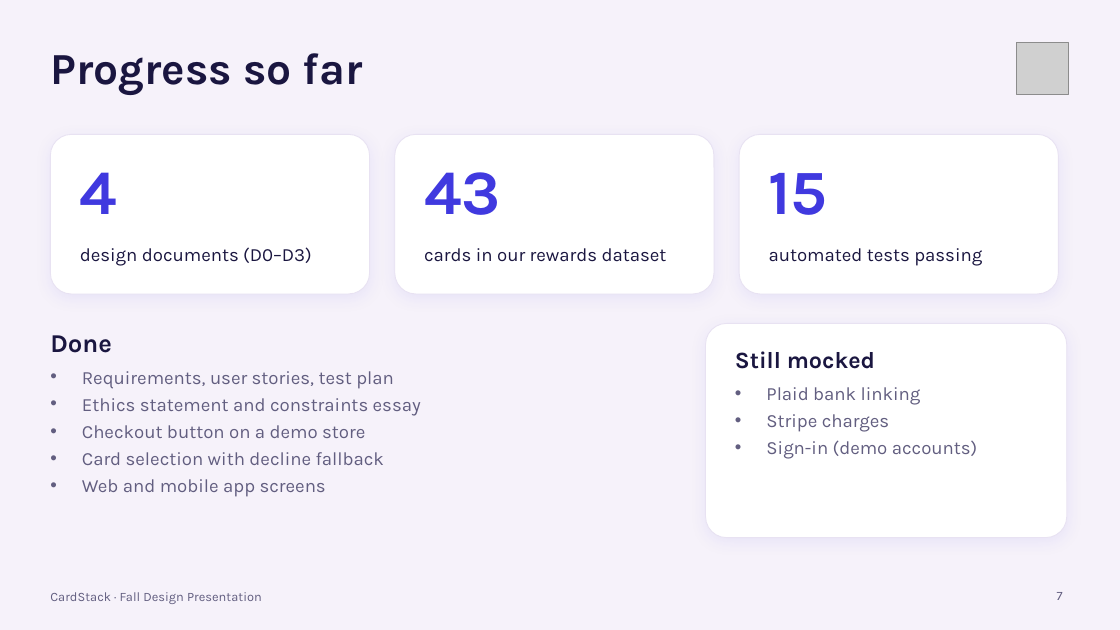
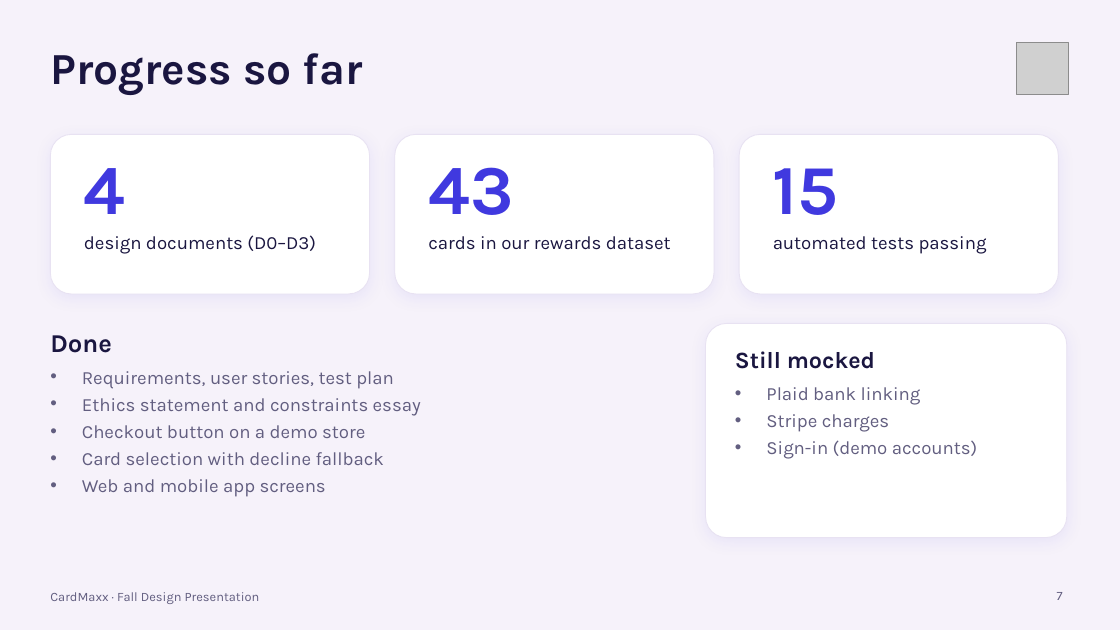
Before and after one commit to Maya2234/capstone, a slide deck: slide 7 of Presentation/CardStack_Design_Presentation_Draft.pptx. Drawn at 1120x630 pixels with LibreOffice and Linux fonts; fonts in the diff are those of the drawing; grey boxes stand for pictures. Boxes give left, top, right and bottom in pixels: in the first picture for what was removed or moved away, otherwise in the second. Text is boxed around its words. In the diff, an @@ line names an element or a change of style, - is before the commit and + after.

```diff
--- a/Presentation/CardStack_Design_Presentation_Draft.pptx
+++ b/Presentation/CardStack_Design_Presentation_Draft.pptx
@@ size 54 to 60 pt in 3 elements at [84, 168, 126, 214], [428, 167, 513, 215], [773, 168, 839, 215] @@
@@ vertical alignment middle to top in 3 elements at [84, 235, 316, 254], [428, 236, 671, 250], [773, 236, 987, 254] @@
@@ text at [50, 592, 260, 604]: text changed @@
-CardStack · Fall Design Presentation
+CardMaxx · Fall Design Presentation
```
Also in this commit, not shown: 10 other slides changed, 1 other file.
